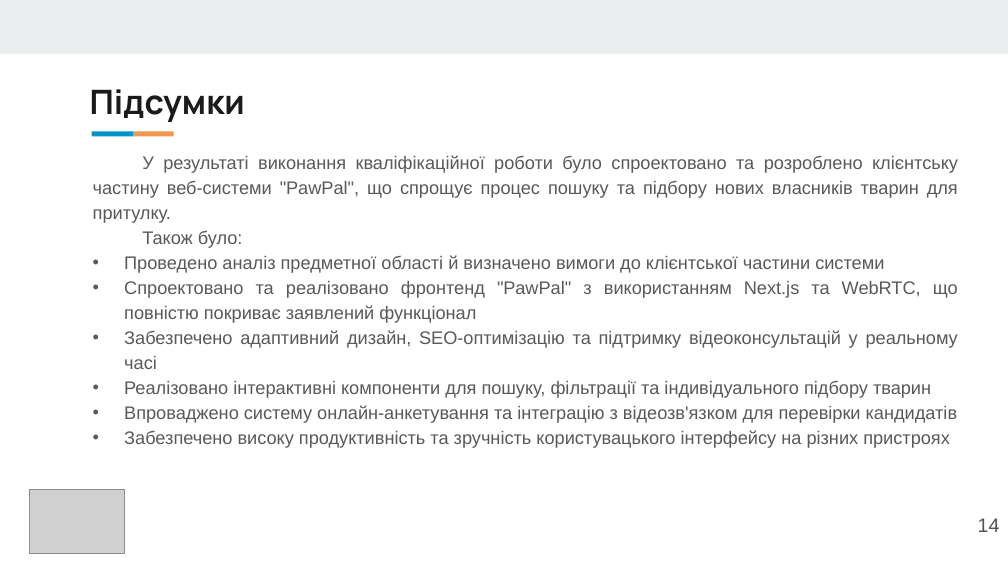
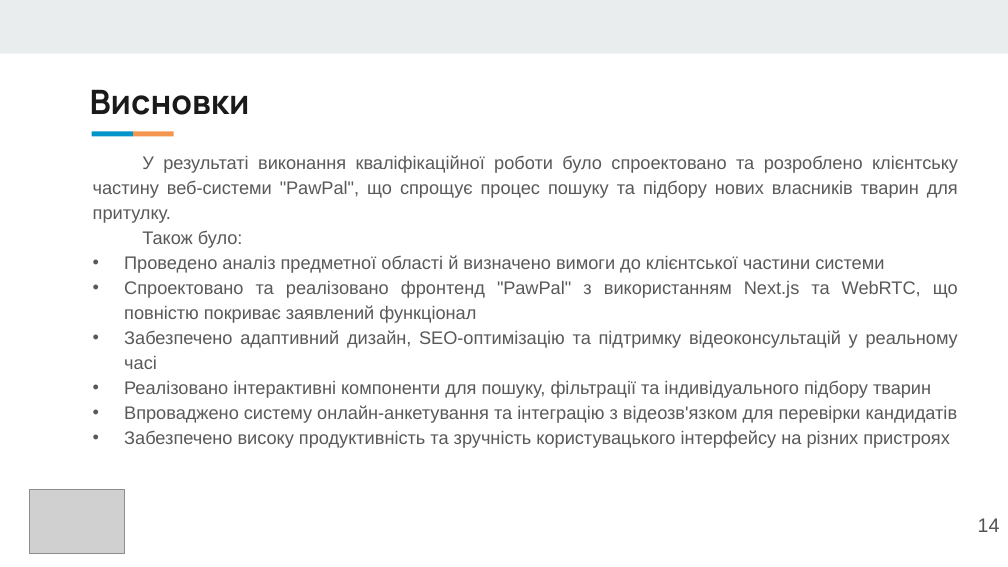
Before and after one commit to NureBobrykMaksym/2025_B_PI_PZPI-21-2_Bobryk_M_Y, a slide deck: slide 14 of 2025_Б_ПІ_ПЗПІ-21-2_Бобрик_М_Я.pptx. Drawn at 1008x567 pixels with LibreOffice and Linux fonts; fonts in the diff are those of the drawing; grey boxes stand for pictures. Boxes give left, top, right and bottom in pixels: in the first picture for what was removed or moved away, otherwise in the second. Text is boxed around its words. In the diff, an @@ line names an element or a change of style, - is before the commit and + after.

```diff
--- a/2025_Б_ПІ_ПЗПІ-21-2_Бобрик_М_Я.pptx
+++ b/2025_Б_ПІ_ПЗПІ-21-2_Бобрик_М_Я.pptx
@@ title at [90,89,250,115]: text changed @@
-Підсумки
+Висновки
```
Also in this commit, not shown: 3 other slides changed, 1 slide added, 1 other file.
